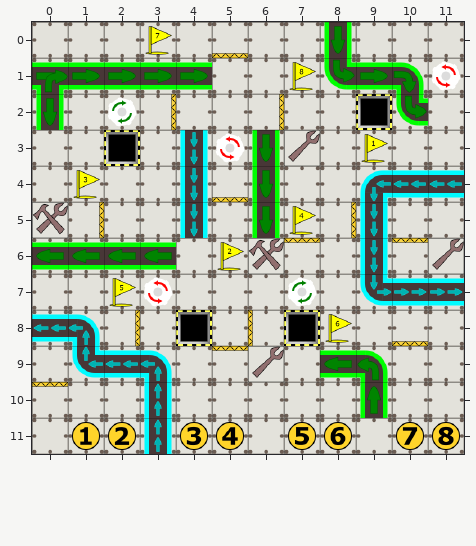
Tiled map (JSON), stored at maps/game_8_1.json. The picture above is the old version.
Cells are 64x64 px. Shown: x 0..11, y 0..11.
Now the later version:
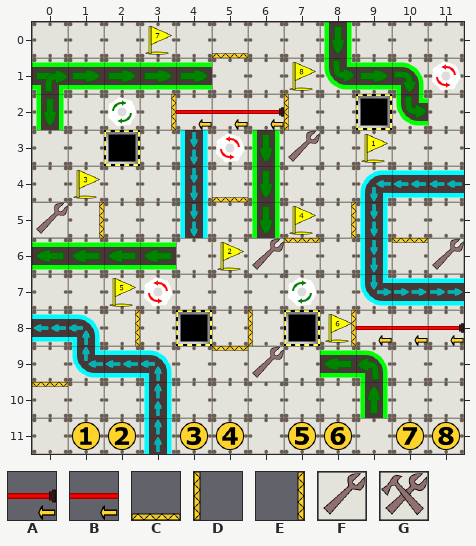
Key: from "test": A 2 turned 270 "laser", B 3 turned 270 "laser", C 12 turned 180 "wall", D 12 turned 270 "wall", E 12 turned 90 "wall", F 37 "repair", G 38 "repair".
_ is an empty cell.
Tiles replaced or removed in this view: C, E, G.
From old to new:
Changed rows in their new state; . is an unchanged cell.
Layer "Vrstva dlaždic 2":
first column x 0:
 5 F......
 6 ......F
Layer "Vrstva dlaždic 4":
first column x 4:
 2 BBAD
first column x 8:
 8 EBBA
Pixel boxes of the changes (left, top, right, bottom) in both pictures:
changed: (176, 94, 289, 130)
changed: (32, 203, 65, 235)
changed: (248, 239, 281, 271)
changed: (351, 310, 464, 346)
